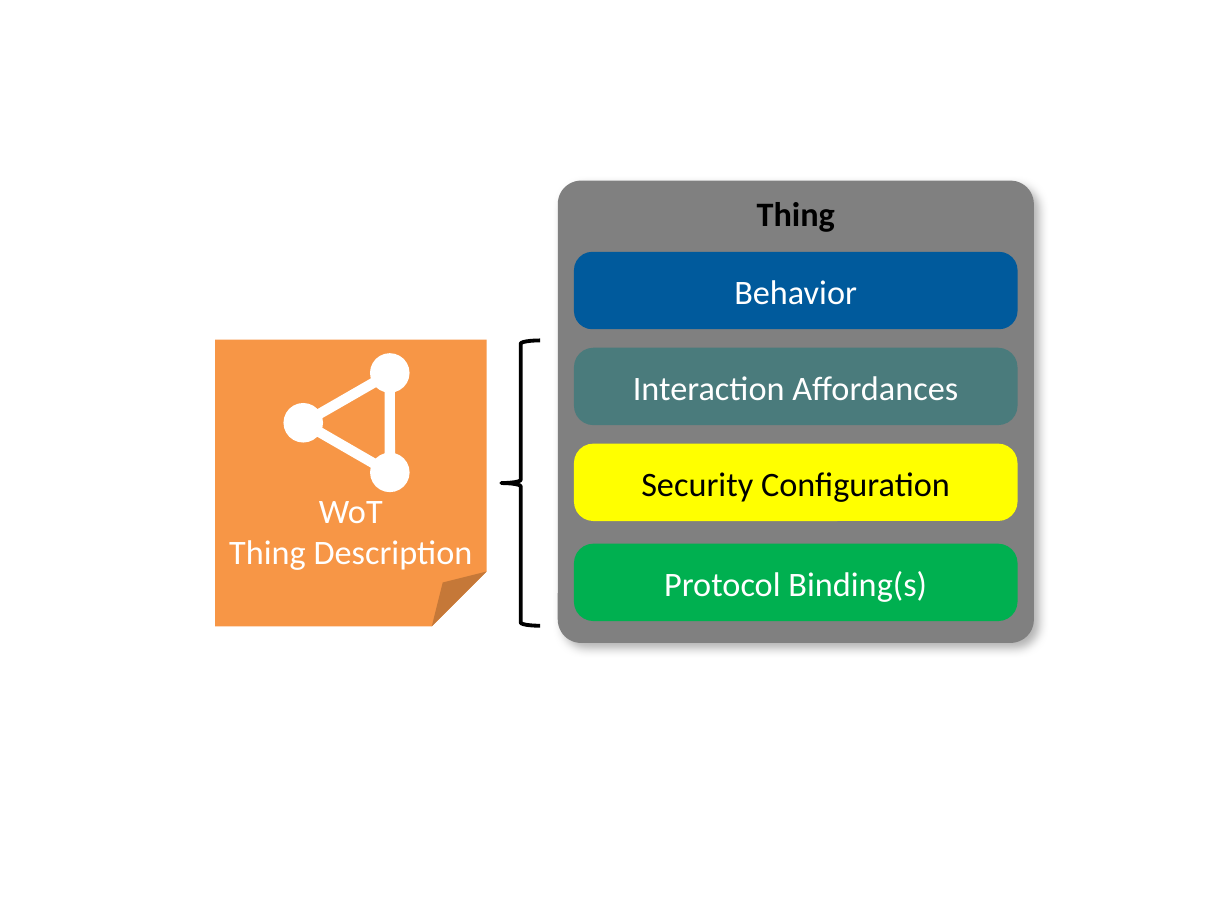
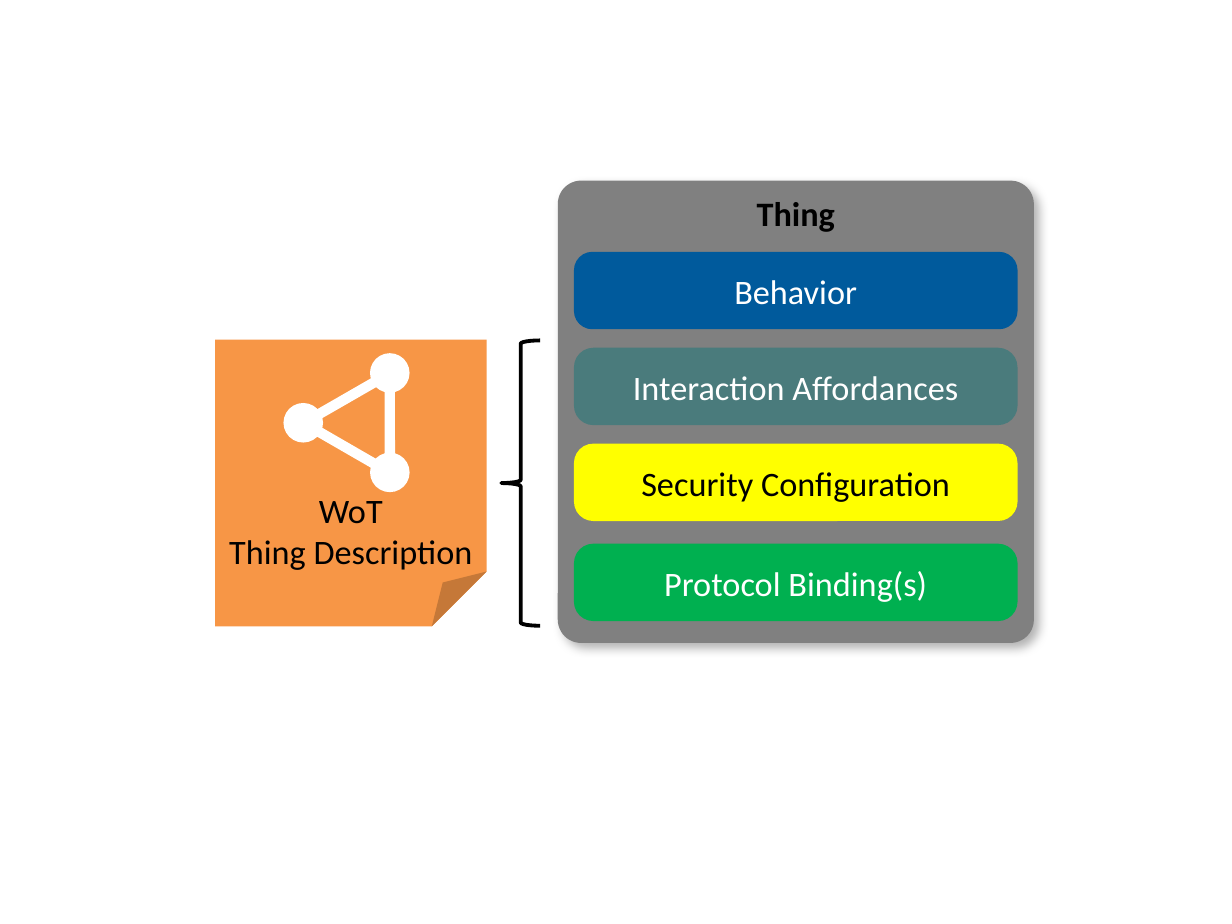
Before and after one commit to w3c/wot-architecture, a slide deck: slide 4 of images/wot-architecture-figures-new2.pptx. Drawn at 1232x924 pixels with LibreOffice and Linux fonts; fonts in the diff are those of the drawing. Boxes give left, top, right and bottom in pixels: in the first picture for what was removed or moved away, otherwise in the second. Text is boxed around its words. In the diff, an @@ line names an element or a change of style, - is before the commit and + after.

```diff
--- a/images/wot-architecture-figures-new2.pptx
+++ b/images/wot-architecture-figures-new2.pptx
@@ folded corner "WoT Thing Description" at (x1=216, y1=340, x2=487, y2=627): text colour #FFFFFF to #000000 @@
```
Also in this commit, not shown: 6 other slides changed, 4 slides added, 1 slide removed.
